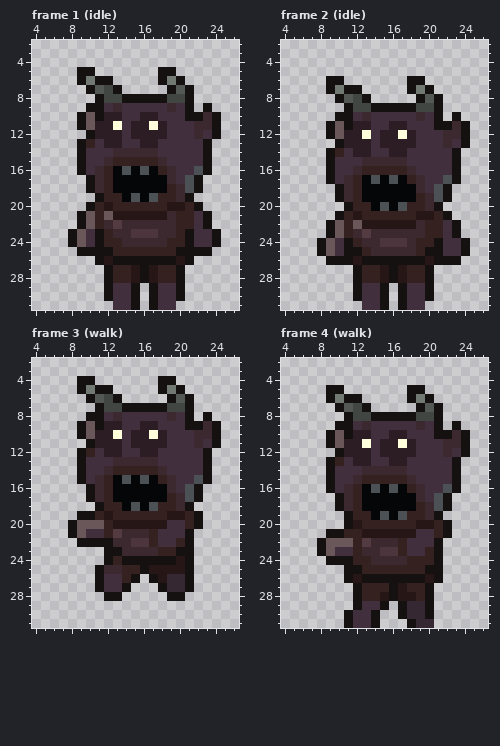
Pixel-art file, stored at assets/sprites/enemy/bigzombie/bigzombie.aseprite. The picture above was drawn from the file before the commit.
32x32 pixels, 17 frames. Shown: frame 1 (idle): x 4..26, y 2..31; frame 2 (idle): x 4..26, y 2..31; frame 3 (walk): x 4..26, y 2..31; frame 4 (walk): x 4..26, y 2..31. The commit also changed other frames, which this record leaves out.
And afterwards:
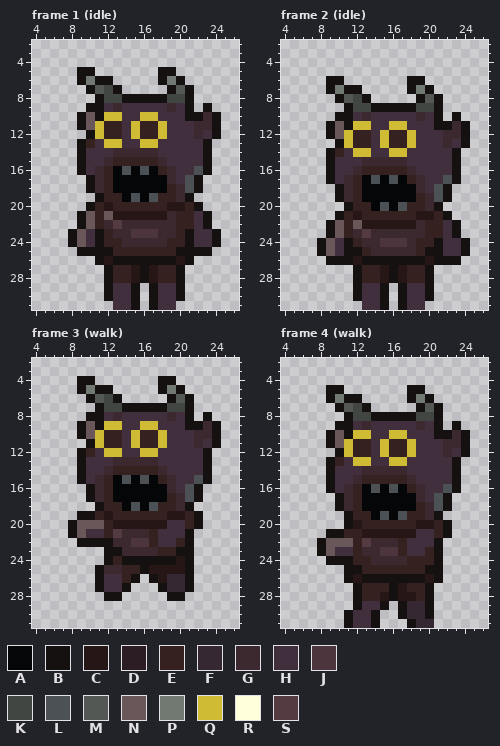
Palette (. is transparent): A #050608  B #161111  C #261716  D #2b1d23  E #342120  F #352832  G #3c282f  H #412f3d  J #4c353d  K #424642  L #4c5156  M #545854  N #695759  P #727973  Q #d0bb34  R #ffffdb  S #543a41
Diff:
layer "Layer 4" now hidden
Changed rows in their new state; - is an unchanged pixel.
Frame 1 (idle):
first column x 11:
10 -QQ--QQ-
11 QEE-QEEQ
12 QEE-QEEQ
13 -QQ--QQ-
Frame 2 (idle):
first column x 11:
11 -QQ--QQ-
12 QEE-QEEQ
13 QEE-QEEQ
14 -QQ--QQ-
Frame 3 (walk):
first column x 11:
 9 -QQ--QQ-
10 QEE-QEEQ
11 QEE-QEEQ
12 -QQ--QQ-
Frame 4 (walk): the same change as frame 1 (idle)
Where, in picture pixels (left, top, right, bottom), the same in both pictures:
changed: (95, 112, 167, 148)
changed: (344, 121, 416, 157)
changed: (95, 421, 167, 457)
changed: (344, 430, 416, 466)
